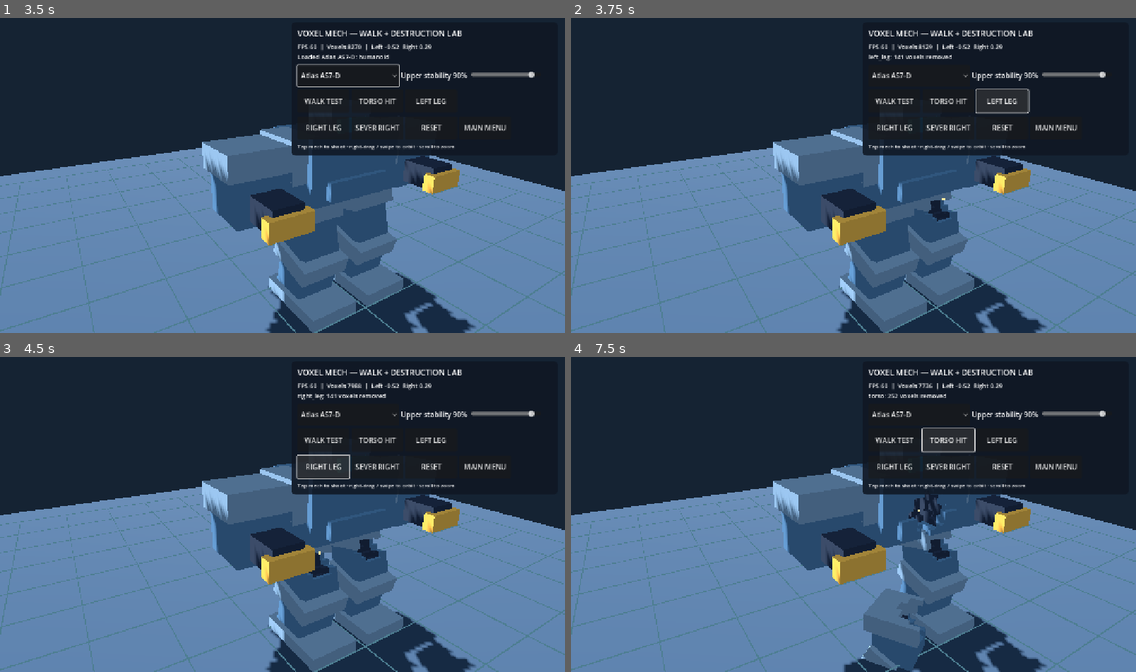
Above: before the commit, frames 1-4 (two rows, left to right).
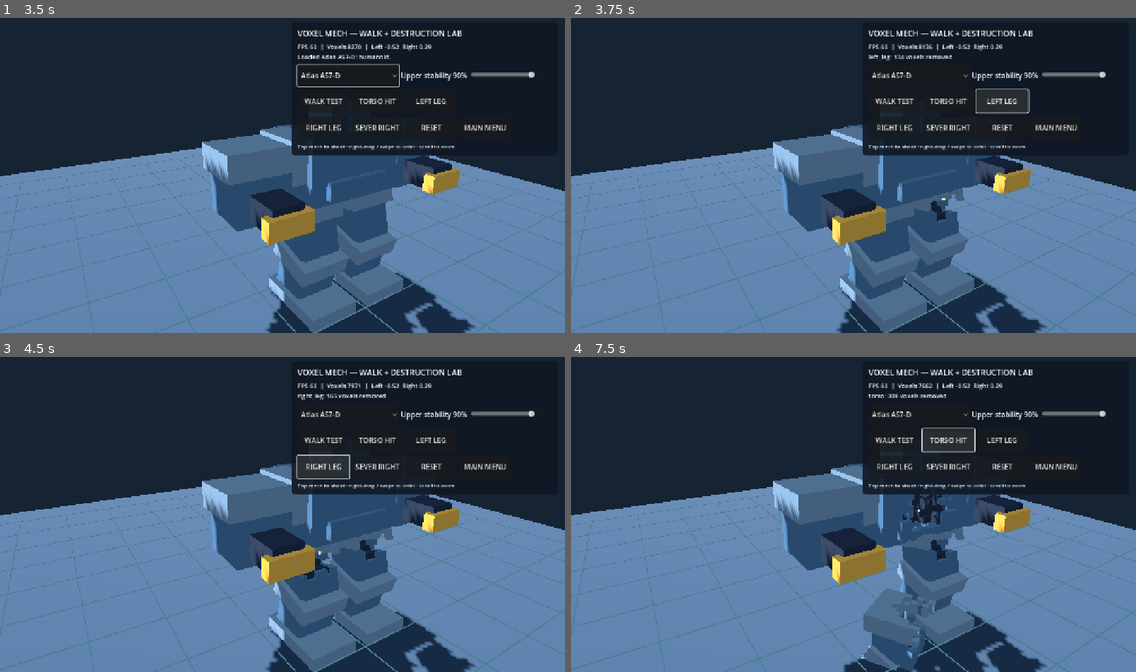
Above: after the commit, the same moments.

Repository: drag0nblad3/BtechMobile
Game: Godot game, scene res://scenes/voxel_mech_lab.tscn
Two runs of this game, one before a commit and one after it. Both use one fixed random seed, a clock stepped at 60 frames per second and the inputs below. This scene is started directly instead of the project's main scene.
Inputs:
- Up to frame 1 (3.5 s): click "Original test mech" at 0.5 s; click "WALK TEST" at 1.25 s; click "Atlas AS7-D" at 2 s; click "TORSO HIT" at 2.75 s
- Up to frame 2 (3.75 s): click "LEFT LEG" at 3.5 s
- Up to frame 3 (4.5 s): click "RIGHT LEG" at 4.25 s
- Up to frame 4 (7.5 s): click "SEVER RIGHT" at 5 s; click "Atlas AS7-D" at 5.75 s; click "WALK TEST" at 6.5 s; click "TORSO HIT" at 7.25 s

Frame 1 is identical in both runs. In frame 2, 0.1% of the frame differs, in the area x 57-70%, y 8-64%; in frame 3, 0.3%; in frame 4, 0.7%, in the area x 56-70%, y 8-100%.

Commit message:
Add per-mech detail level, initial voxel counts and seeded randomized impact erosion

Diff:
--- a/src/view/units/voxel_mech.gd
+++ b/src/view/units/voxel_mech.gd
@@ -5,6 +5,10 @@
 signal struck(part_name: String, removed: int, detached: bool)
 
 var profile_id := "prototype"
+var detail_level := 1  ## 2 = 37.5 mm voxels; 1 = original 75 mm grid.
+var render_surfaces := true  ## False: compute exact model counts without meshes.
+var _damage_rng := RandomNumberGenerator.new()
+var _damage_seeded := false
 var upper_stability := 0.90  ## 1.0 = locked gun platform, 0.0 = full sway.
 var parts: Dictionary = {}
 var sockets: Dictionary = {}
@@ -44,7 +48,8 @@
 	_upper.name = "UpperBody"
 	_upper.position.y = upper_height()
 	_chassis.add_child(_upper)
-	var rig := VoxelMechRig.build(_chassis, _upper, _profile)
+	var rig := VoxelMechRig.build(_chassis, _upper, _profile,
+			detail_level, render_surfaces)
 	parts = rig["parts"]
 	sockets = rig["sockets"]
 	hips = rig["hips"]
@@ -184,7 +189,12 @@
 	if not parts.has(key):
 		return 0
 	var part: VoxelPart = parts[key]
-	var removed := part.erase_ball(point, radius)
+	if not _damage_seeded:
+		_damage_rng.randomize()
+		_damage_seeded = true
+	var seed := _damage_rng.randi()
+	var radius_jitter := radius * _damage_rng.randf_range(0.85, 1.15)
+	var removed := part.erase_irregular_ball(point, radius_jitter, seed)
 	var snapped := false
 	if removed > 0 and sockets.has(key):
 		if part.joint_fraction() < 0.40 or part.cells.size() < 0.30 * part._original_count:
@@ -231,3 +241,16 @@
 	for part: VoxelPart in parts.values():
 		count += part.cells.size()
 	return count
+
+
+func initial_voxels() -> int:
+	var count := 0
+	for part: VoxelPart in parts.values():
+		count += part._original_count
+	return count
+
+
+## Repeatable random damage for tests; normal lab impacts are independently seeded.
+func set_damage_seed(seed: int) -> void:
+	_damage_rng.seed = seed
+	_damage_seeded = true
